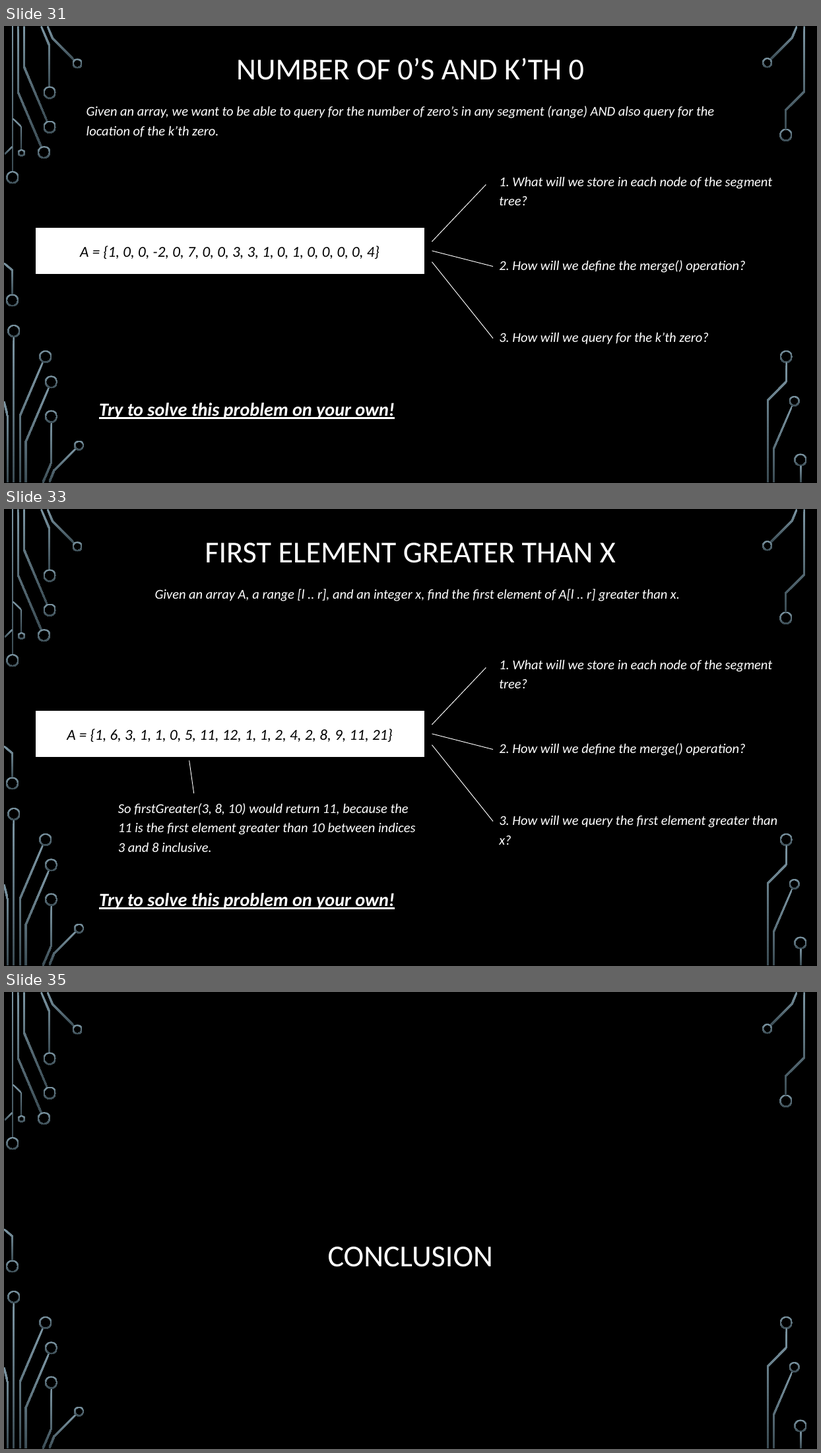
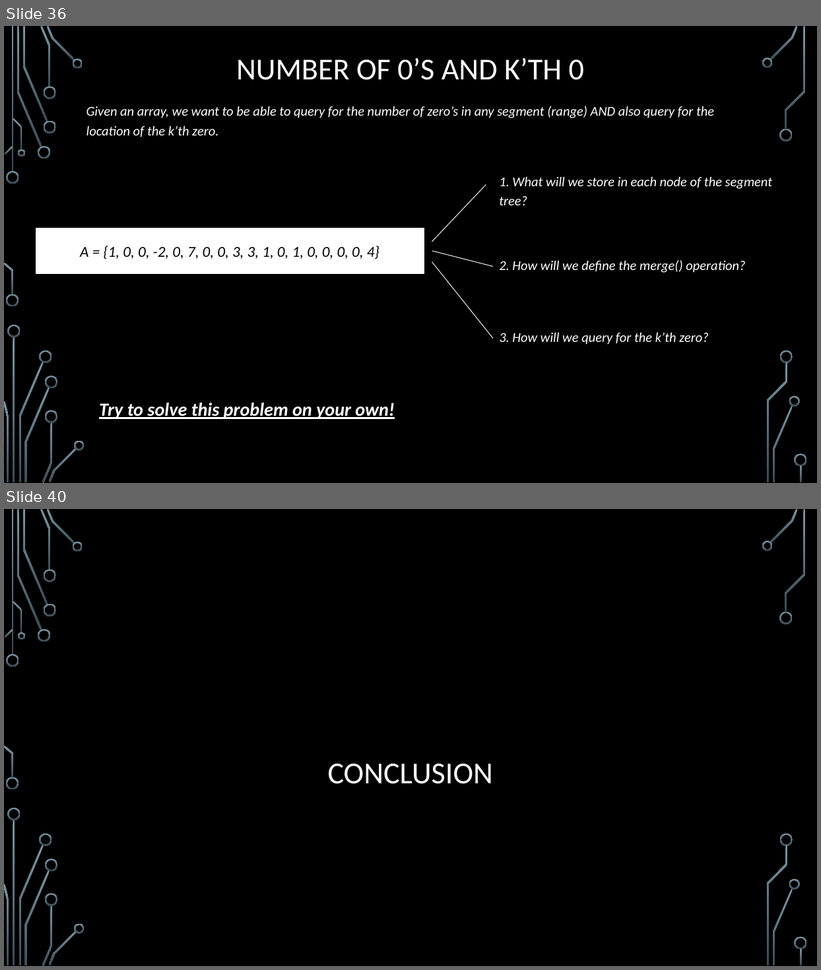
Before and after one commit to janiceeguo/advAlgo, a slide deck: slides/Trees-SegmentTrees.pptx. Shown one above the other, each under a label of ours: slides 31, 33 and 35 before the commit, slides 36 and 40 after it; the slides between them are not shown. The pictures are 821x1453 and 821x970 pixels, drawn with LibreOffice and Linux fonts; fonts in the diff are those of the drawing; background and template pictures are left out. Boxes give left, top, right and bottom in pixels: in the first picture for what was removed or moved away, otherwise in the second. Text is boxed around its words. In the diff, an @@ line names an element or a change of style, - is before the commit and + after.

```diff
--- a/slides/Trees-SegmentTrees.pptx
+++ b/slides/Trees-SegmentTrees.pptx
@@ slide 33 removed at (x1=4, y1=509, x2=817, y2=966), background picture (left out); not listed: 36 template elements that a slide beside it also shows @@
@@ title removed at (x1=205, y1=543, x2=616, y2=563) @@
-FIRST ELEMENT GREATER THAN X
@@ text removed at (x1=155, y1=589, x2=680, y2=601) @@
-Given an array A, a range [l .. r], and an integer x, find the first element of A[l .. r] greater than x.
@@ text removed at (x1=499, y1=659, x2=772, y2=689) @@
-1. What will we store in each node of the segment tree?
@@ line removed from (432, 725) to (486, 667) @@
@@ rectangle removed at (x1=35, y1=711, x2=425, y2=757) @@
-A = {1, 6, 3, 1, 1, 0, 5, 11, 12, 1, 1, 2, 4, 2, 8, 9, 11, 21}
@@ line removed from (432, 734) to (493, 750) @@
@@ line removed from (432, 745) to (493, 822) @@
@@ text removed at (x1=499, y1=743, x2=745, y2=756) @@
-2. How will we define the merge() operation?
@@ line removed from (189, 761) to (193, 794) @@
@@ text removed at (x1=118, y1=803, x2=416, y2=852) @@
-So firstGreater(3, 8, 10) would return 11, because the 11 is the first element greater than 10 between indices 3 and 8 inclusive.
@@ text removed at (x1=499, y1=815, x2=778, y2=845) @@
-3. How will we query the first element greater than x?
@@ text removed at (x1=99, y1=893, x2=395, y2=910) @@
-Try to solve this problem on your own!
@@ what was slide 31 is now slide 36 @@
@@ what was slide 35 is now slide 40 @@
```
Also in this commit, not shown: 3 slides changed, 7 slides added, 1 other slide removed, 4 other files.
